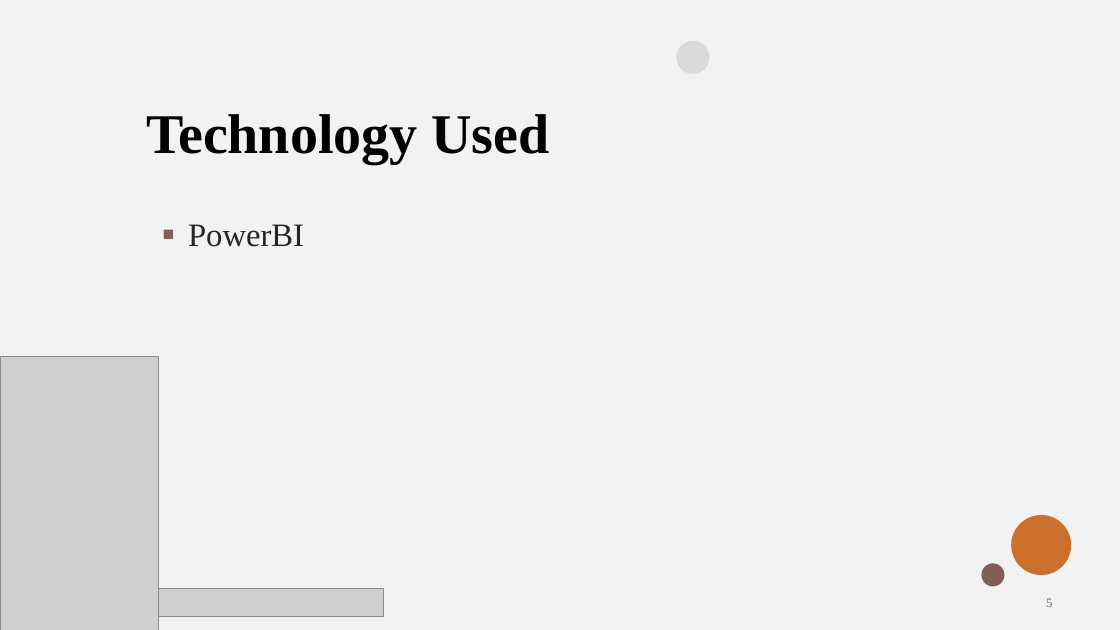
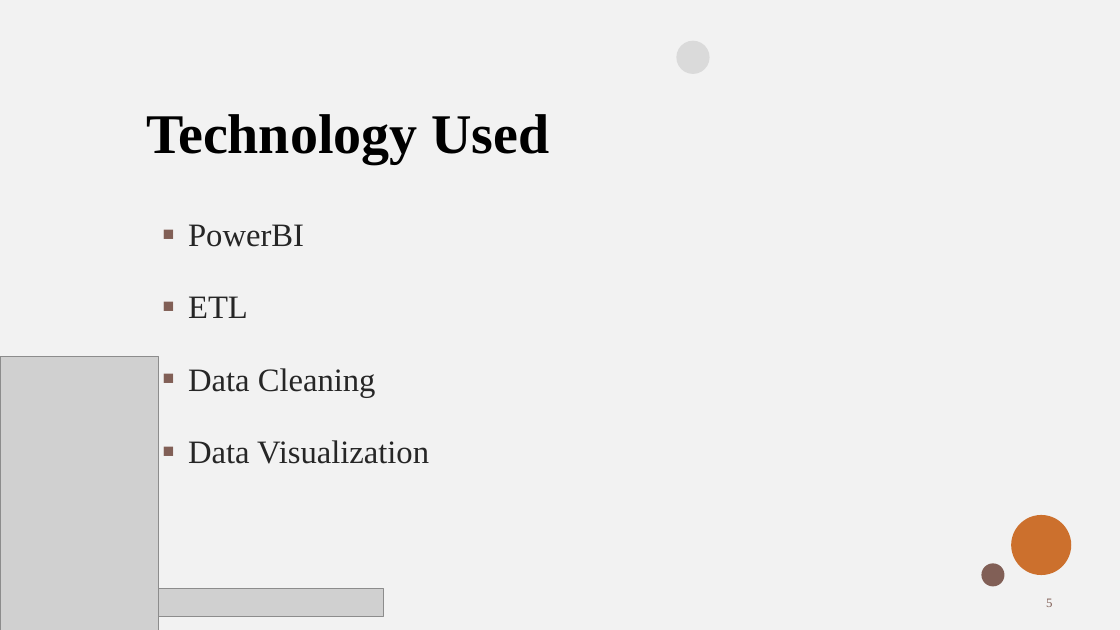
Before and after one commit to Dipan46/Sales-Insights-Data-Analysis-Project, a slide deck: slide 5 of PPT/Sales.pptx. Drawn at 1120x630 pixels with LibreOffice and Linux fonts; fonts in the diff are those of the drawing; grey boxes stand for pictures; background and template pictures are left out. Boxes give left, top, right and bottom in pixels: in the first picture for what was removed or moved away, otherwise in the second. Text is boxed around its words. In the diff, an @@ line names an element or a change of style, - is before the commit and + after.

```diff
--- a/PPT/Sales.pptx
+++ b/PPT/Sales.pptx
@@ text at [188,296,429,464]: paragraphs added @@
+  ▪ ETL
+  ▪ Data Cleaning
+  ▪ Data Visualization
```
Also in this commit, not shown: 5 other slides changed.
